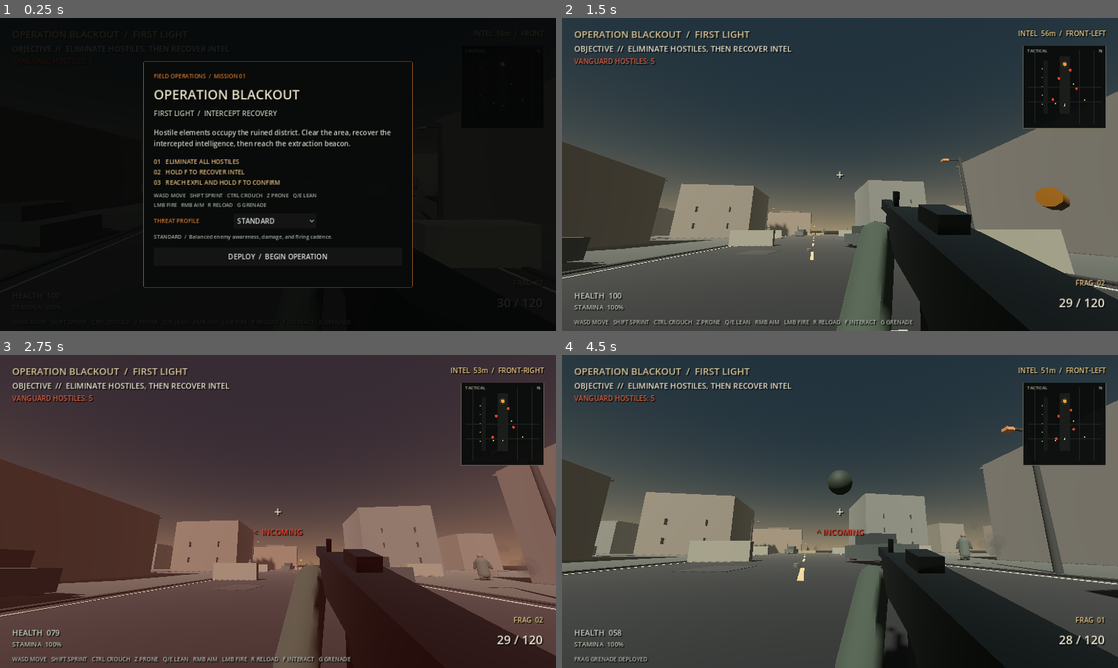
Above: before the commit, frames 1-4 (two rows, left to right).
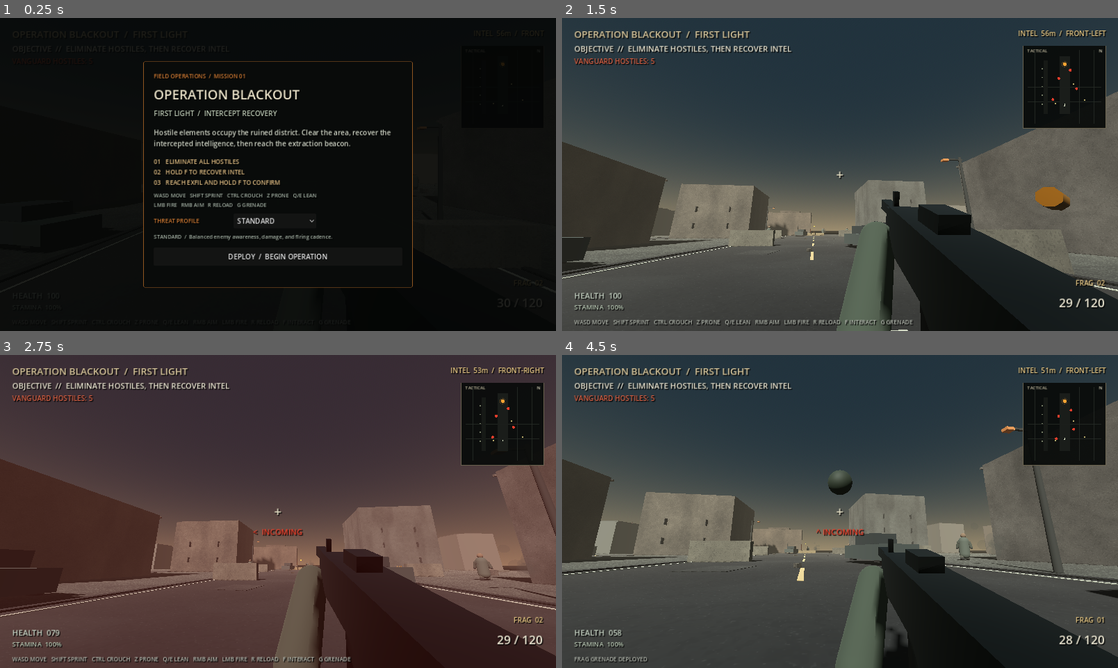
Above: after the commit, the same moments.

Repository: Liladizilla/operation-blackout
Game: Godot game, scene res://scenes/main.tscn
The game is run twice, just before and just after one commit, with the same random seed, the same clock (stepped at 60 frames per second) and the same inputs.
Inputs (mouse positions are in pixels of both pictures, inside the frame that each line leads up to):
- Up to frame 1 (0.25 s): no input
- Up to frame 2 (1.5 s): click "DEPLOY / BEGIN OPERATION" at 0.5 s; tap Enter at 1.25 s; move the mouse to (867, 174) at 1.27 s; hold W (move_forward) from 1.28 s (still down); tap Ctrl (crouch) at 1.35 s; click (867, 174) at 1.42 s
- Up to frame 3 (2.75 s): keep holding W (move_forward); tap Space (jump) at 1.52, 2.27 s; move the mouse to (250, 511) at 2.02 s; tap F (interact) at 2.1 s
- Up to frame 4 (4.5 s): keep holding W (move_forward); move the mouse to (851, 505) at 2.77 s; tap Z (prone) at 2.85 s; move the mouse to (834, 517) at 3.52 s; tap Shift (sprint) at 3.6 s; click (834, 517) at 3.67 s; tap Space (jump) at 3.77 s; move the mouse to (878, 514) at 4.27 s; tap G (throw_grenade) at 4.35 s

The runs differ from the first frame. In frame 2, 4.4% of the frame differs, in the area x 19-100%, y 25-84%; in frame 3, 1.6%; in frame 4, 5.0%, in the area x 12-100%, y 16-70%.

Commit message:
Apply procedural weathered materials to battlefield surfaces

Diff:
--- a/scripts/main.gd
+++ b/scripts/main.gd
@@ -355,7 +355,7 @@
     var root: Node3D = StaticBody3D.new() if collision else Node3D.new()
     root.name = name
     root.position = pos
-    root.add_child(_mesh_box(size, color))
+    root.add_child(_mesh_box(size, color, _surface_kind_for_name(name)))
     if collision:
         var col := CollisionShape3D.new()
         var shape := BoxShape3D.new()
@@ -364,6 +364,27 @@
         root.add_child(col)
     add_child(root)
     return root
+
+func _surface_kind_for_name(label: String) -> float:
+    if label in ["Ground", "Terrain", "Dirt", "Rubble", "ConcreteRubble", "FacadeCollapseRubble", "StreetDebris"]:
+        return 2.0
+    if label in ["Road", "BrokenAsphalt", "RoadGutter", "ServiceLane"]:
+        return 1.0
+    if label in ["Building", "OuterDistrictBuilding", "RoofRubble", "CollapsedRoof", "ConcreteBarrier", "ExposedFacadeRib"]:
+        return 0.0
+    return -1.0
+
+func _surface_material(color: Color, surface_kind: float) -> ShaderMaterial:
+    var key := "surface:%s:%s" % [color.to_html(true), str(surface_kind)]
+    if material_cache.has(key):
+        return material_cache[key] as ShaderMaterial
+    var shader_material := ShaderMaterial.new()
+    shader_material.shader = load("res://shaders/battlefield_surface.gdshader") as Shader
+    shader_material.set_shader_parameter("base_color", color)
+    shader_material.set_shader_parameter("surface_kind", surface_kind)
+    shader_material.set_shader_parameter("detail_scale", 1.0)
+    material_cache[key] = shader_material
+    return shader_material
 
 func _box_child(parent: Node3D, name: String, pos: Vector3, size: Vector3, color: Color, collision: bool) -> Node3D:
     var root: Node3D = StaticBody3D.new() if collision else Node3D.new()
@@ -379,12 +400,12 @@
     parent.add_child(root)
     return root
 
-func _mesh_box(size: Vector3, color: Color) -> MeshInstance3D:
+func _mesh_box(size: Vector3, color: Color, surface_kind: float = -1.0) -> MeshInstance3D:
     var mi := MeshInstance3D.new()
     var mesh := BoxMesh.new()
     mesh.size = size
     mi.mesh = mesh
-    mi.material_override = _material(color)
+    mi.material_override = _surface_material(color, surface_kind) if surface_kind >= 0.0 else _material(color)
     return mi
 
 func _spawn_player() -> void:
